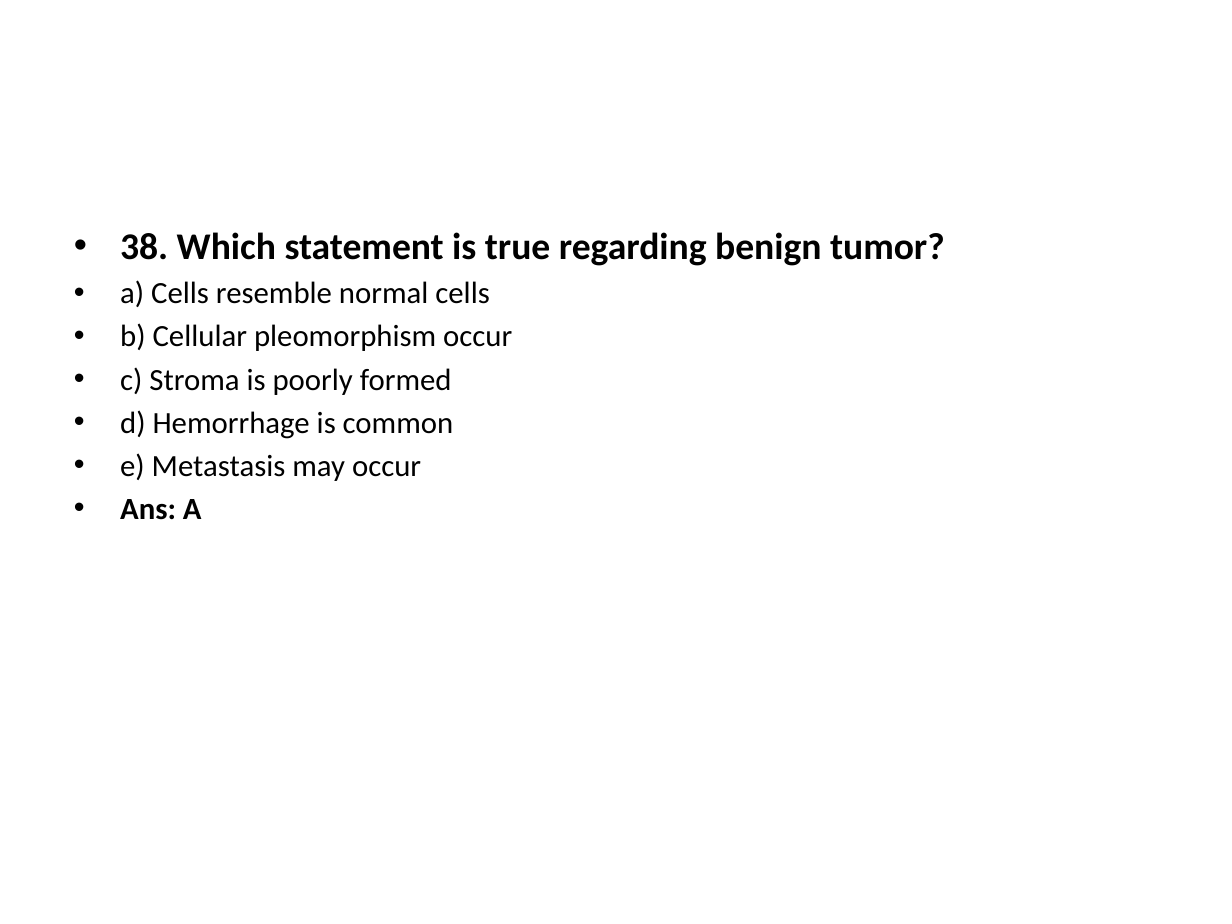
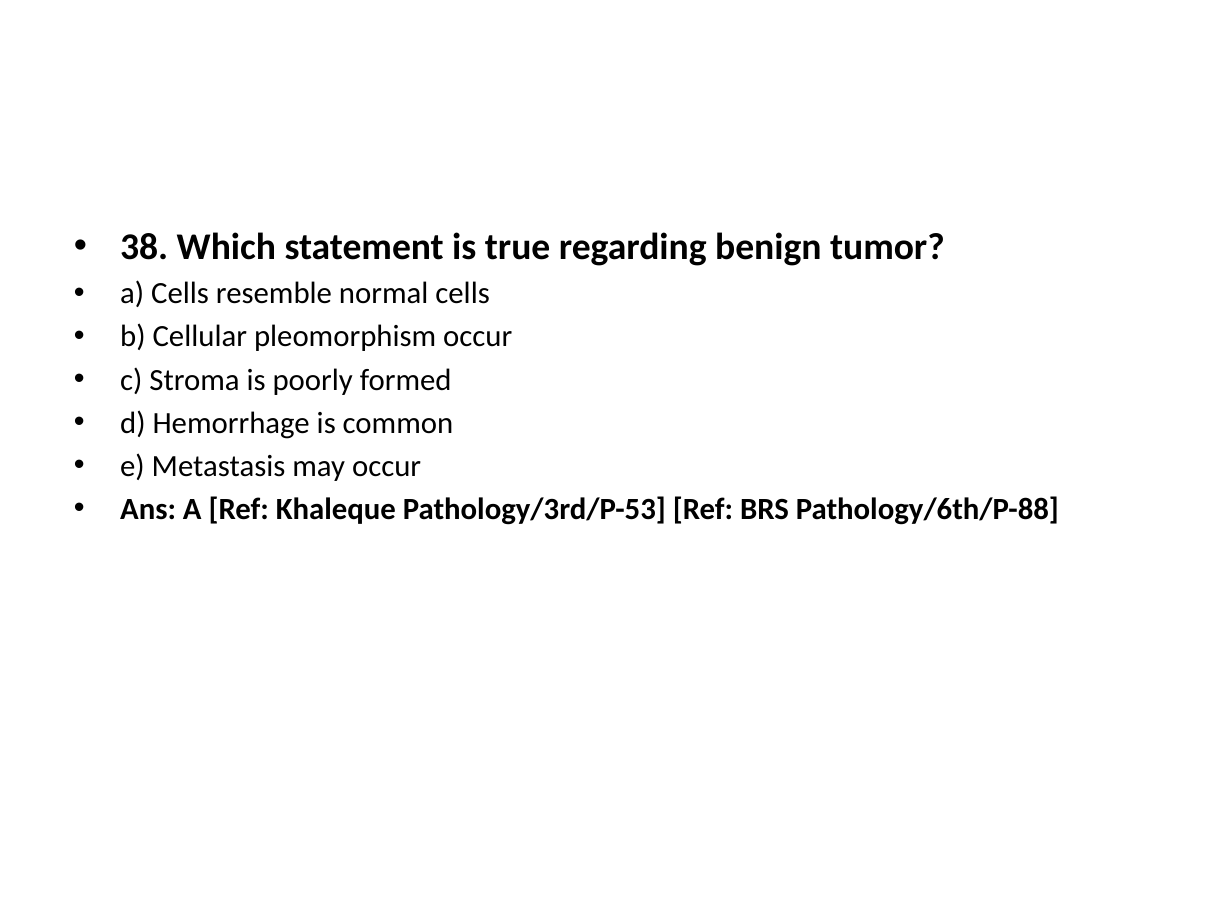
Before and after one commit to jahirulislammolla/exam_power_point, a slide deck: slide 75 of Cell_Injury___Adaptation__Inflammation___Healing___Hemodynamic_Exam__Gynae_July_25__C.pptx. Drawn at 1232x924 pixels with LibreOffice and Linux fonts; fonts in the diff are those of the drawing. Boxes give left, top, right and bottom in pixels: in the first picture for what was removed or moved away, otherwise in the second. Text is boxed around its words. In the diff, an @@ line names an element or a change of style, - is before the commit and + after.

```diff
--- a/Cell_Injury___Adaptation__Inflammation___Healing___Hemodynamic_Exam__Gynae_July_25__C.pptx
+++ b/Cell_Injury___Adaptation__Inflammation___Healing___Hemodynamic_Exam__Gynae_July_25__C.pptx
@@ text at (120, 496, 1059, 525): text changed @@
-• Ans: A
+• Ans: A [Ref: Khaleque Pathology/3rd/P-53] [Ref: BRS Pathology/6th/P-88]
```
Also in this commit, not shown: 90 other slides changed, 11 other files.
